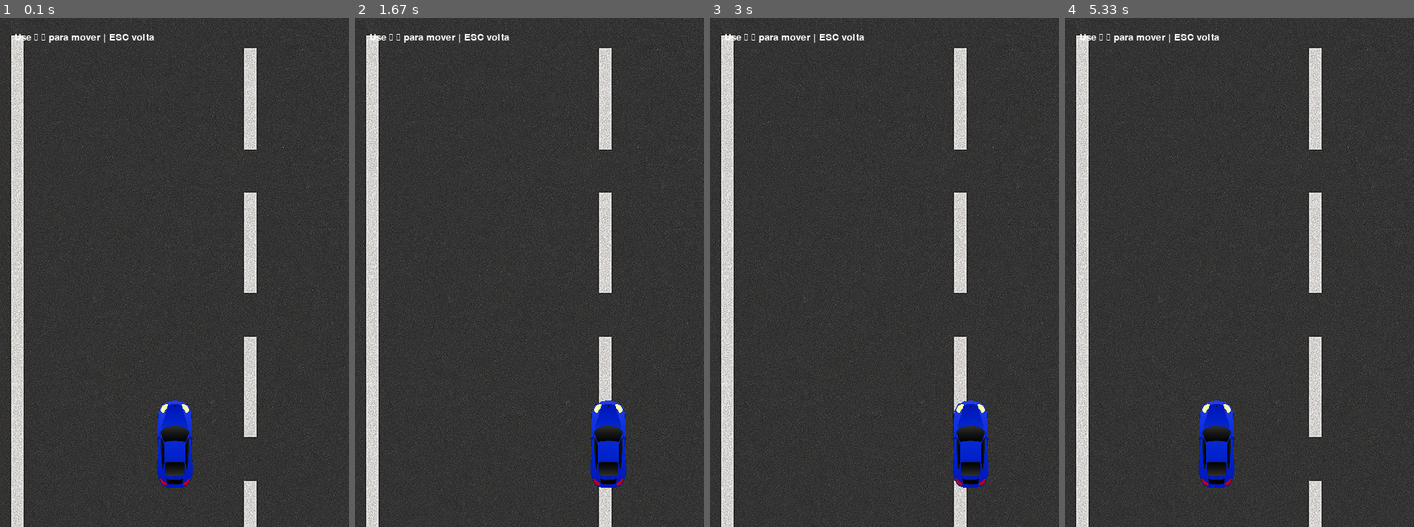
Above: before the commit, frames 1-4 (left to right).
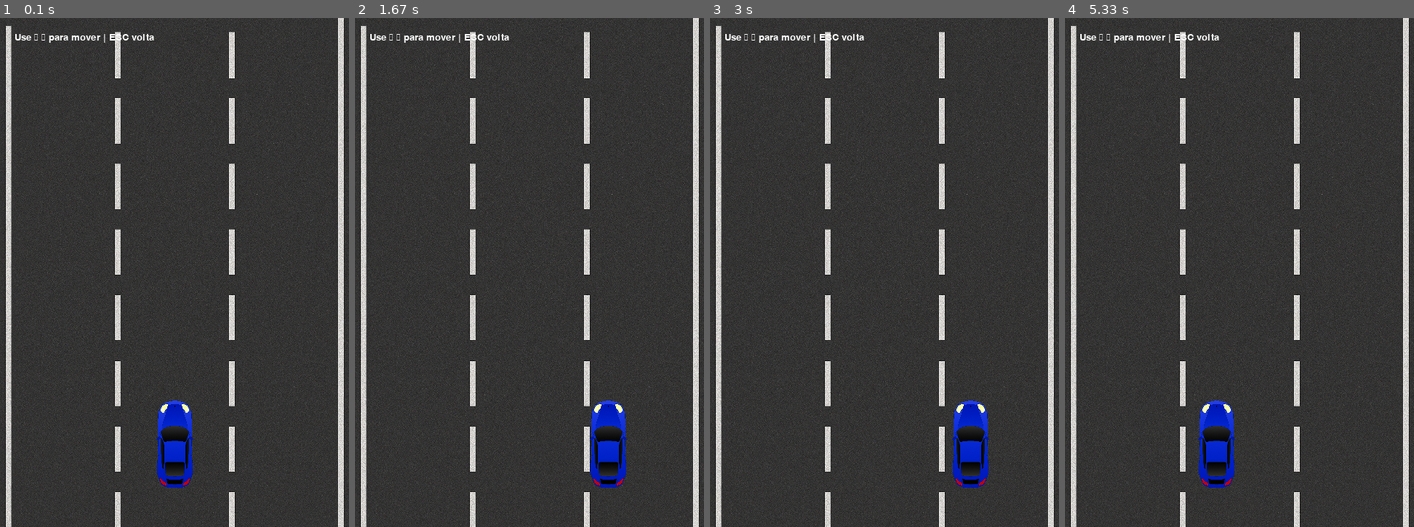
Above: after the commit, the same moments.

Repository: brunokb1/pygame
Game: pygame game, started from main.py
Same seed, same stepped clock (60 frames per second), same inputs: the game is played once before the commit and once after it.
Inputs:
- Up to frame 1 (0.1 s): no input
- Up to frame 2 (1.67 s): hold Right 0.33-0.8 s; hold Right 0.83-1.3 s; hold Left from 1.33 s (still down)
- Up to frame 3 (3 s): release Left at 1.87 s; hold Left 1.9-2.3 s; hold Right 2.33-2.97 s
- Up to frame 4 (5.33 s): hold Left 3-3.47 s; hold Right 3.5-3.97 s; hold Right 4-4.47 s; hold Left 4.5-5.03 s; hold Left from 5.07 s (still down)

The runs differ from the first frame. In frame 1, 15% of the frame differs, in the area x 0-100%, y 0-100%; in frame 2, 15%; in frame 3, 15%; in frame 4, 15%.

Commit message:
tamanho background

Diff:
--- a/assets.py
+++ b/assets.py
@@ -1,7 +1,7 @@
 # assets.py
 import pygame
 import os
-from config import IMG_DIR, SND_DIR, FNT_DIR, WIDTH
+from config import IMG_DIR, SND_DIR, FNT_DIR, WIDTH, HEIGHT
 from config import PLAYER_WIDTH, PLAYER_HEIGHT, COIN_SIZE, OBSTACLE_WIDTH, OBSTACLE_HEIGHT, BOOST_SIZE
 
 # chaves dos assets
@@ -34,6 +34,7 @@
     assets[LINHA_DE_CHEGADA_IMG] = pygame.image.load(os.path.join(IMG_DIR, 'finish_line.png')).convert_alpha()
 
     # Escala
+    assets[BACKGROUND] = pygame.transform.scale(assets[BACKGROUND], (WIDTH, HEIGHT))
     assets[PLAYER_IMG] = pygame.transform.scale(assets[PLAYER_IMG], (PLAYER_WIDTH, PLAYER_HEIGHT))
     assets[MOEDA_IMG]  = pygame.transform.scale(assets[MOEDA_IMG], (COIN_SIZE, COIN_SIZE))
     assets[OBSTACULO_IMG] = pygame.transform.scale(assets[OBSTACULO_IMG], (OBSTACLE_WIDTH, OBSTACLE_HEIGHT))
